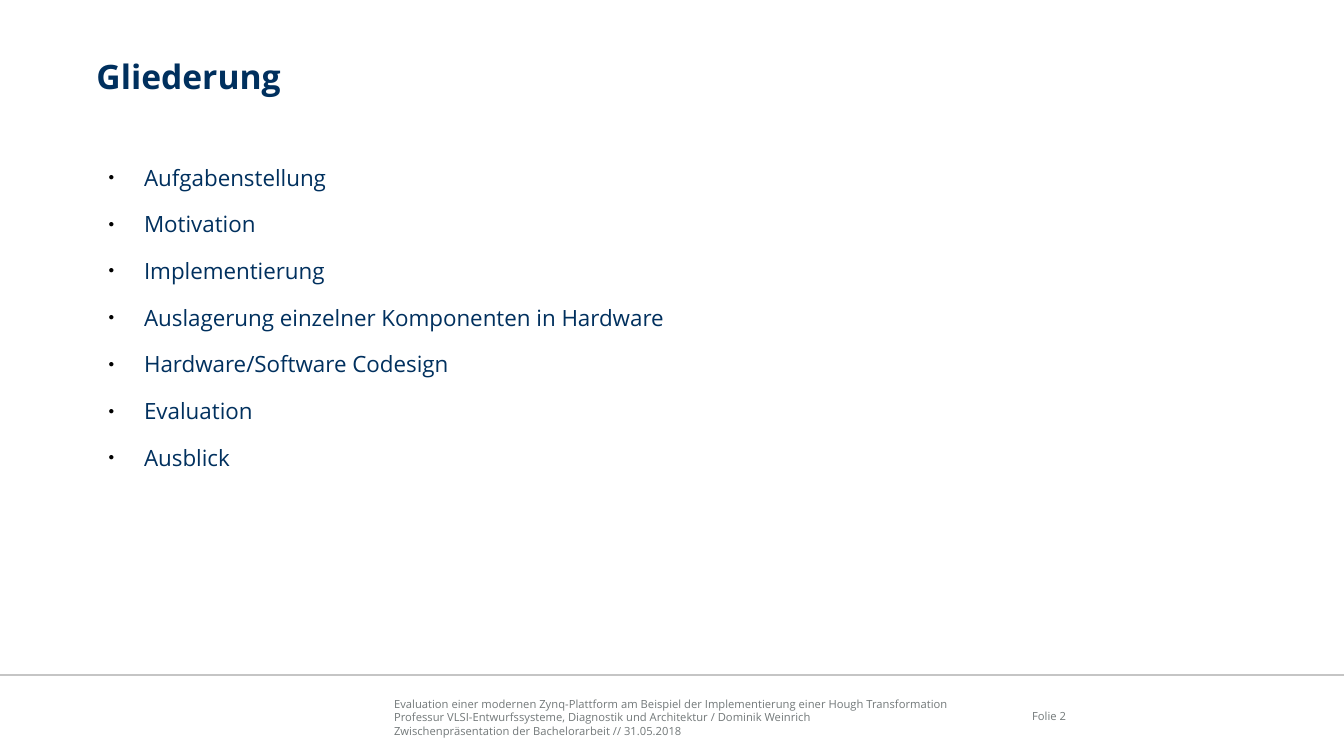
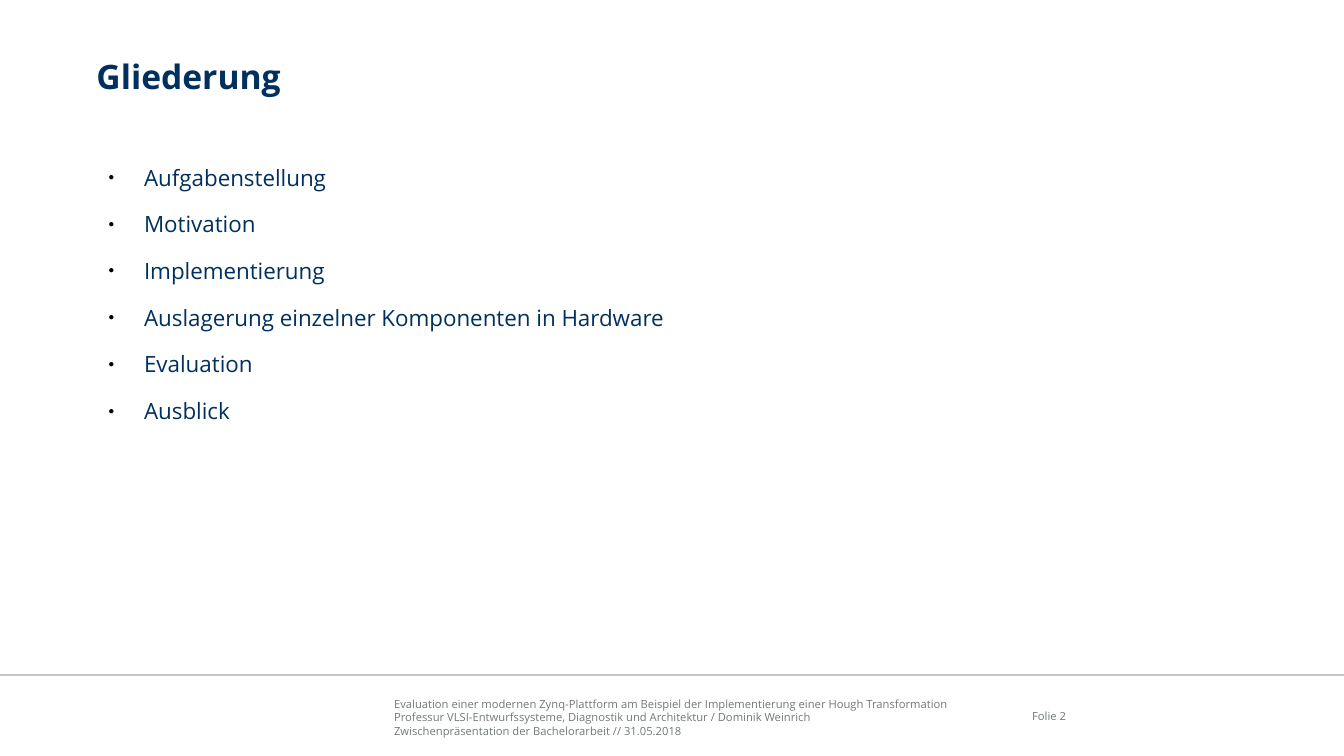
Before and after one commit to freeDom-/hough, a slide deck: slide 2 of Verteidigung/Verteidigung.odp. Drawn at 1344x756 pixels with LibreOffice and Linux fonts; fonts in the diff are those of the drawing; background and template pictures are left out. Boxes give left, top, right and bottom in pixels: in the first picture for what was removed or moved away, otherwise in the second. Text is boxed around its words. In the diff, an @@ line names an element or a change of style, - is before the commit and + after.

```diff
--- a/Verteidigung/Verteidigung.odp
+++ b/Verteidigung/Verteidigung.odp
@@ text at (144,355,448,378): paragraph removed @@
-● Hardware/Software Codesign
```
Also in this commit, not shown: 2 other slides changed, 2 slides added, 2 slides removed.
